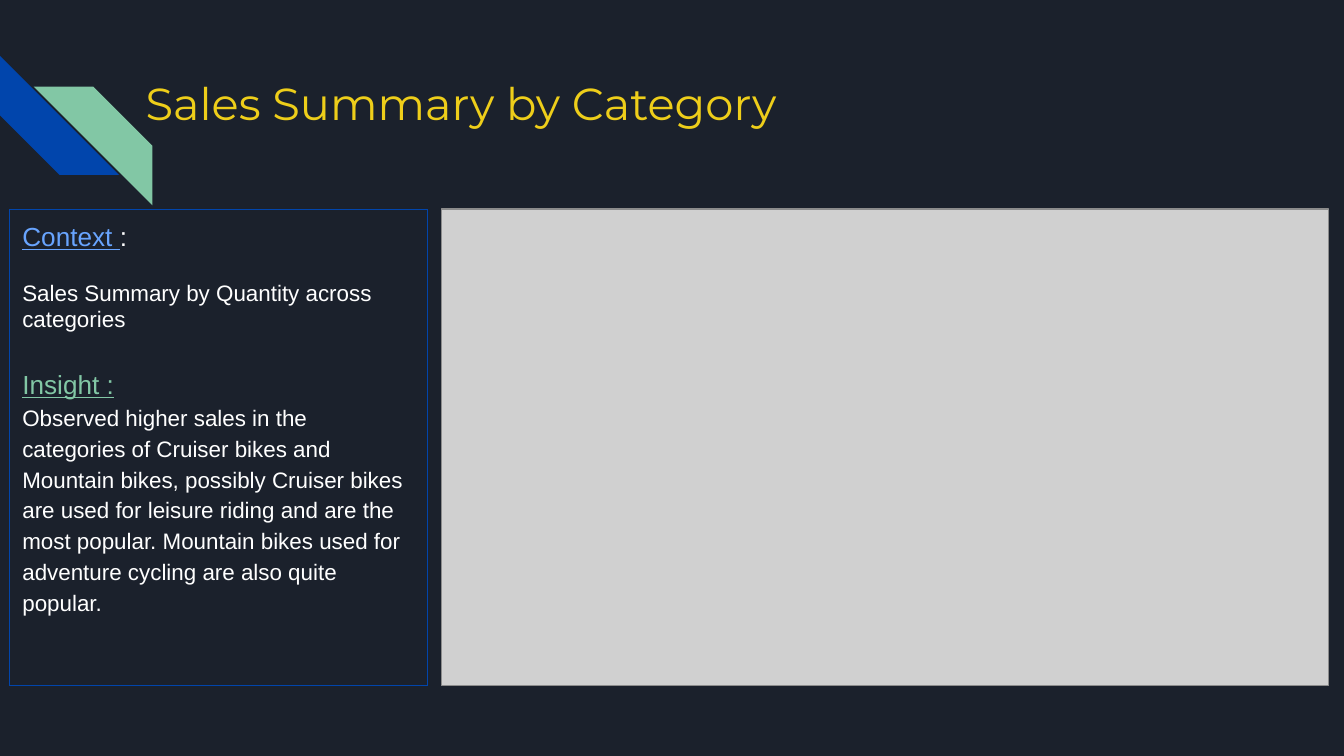
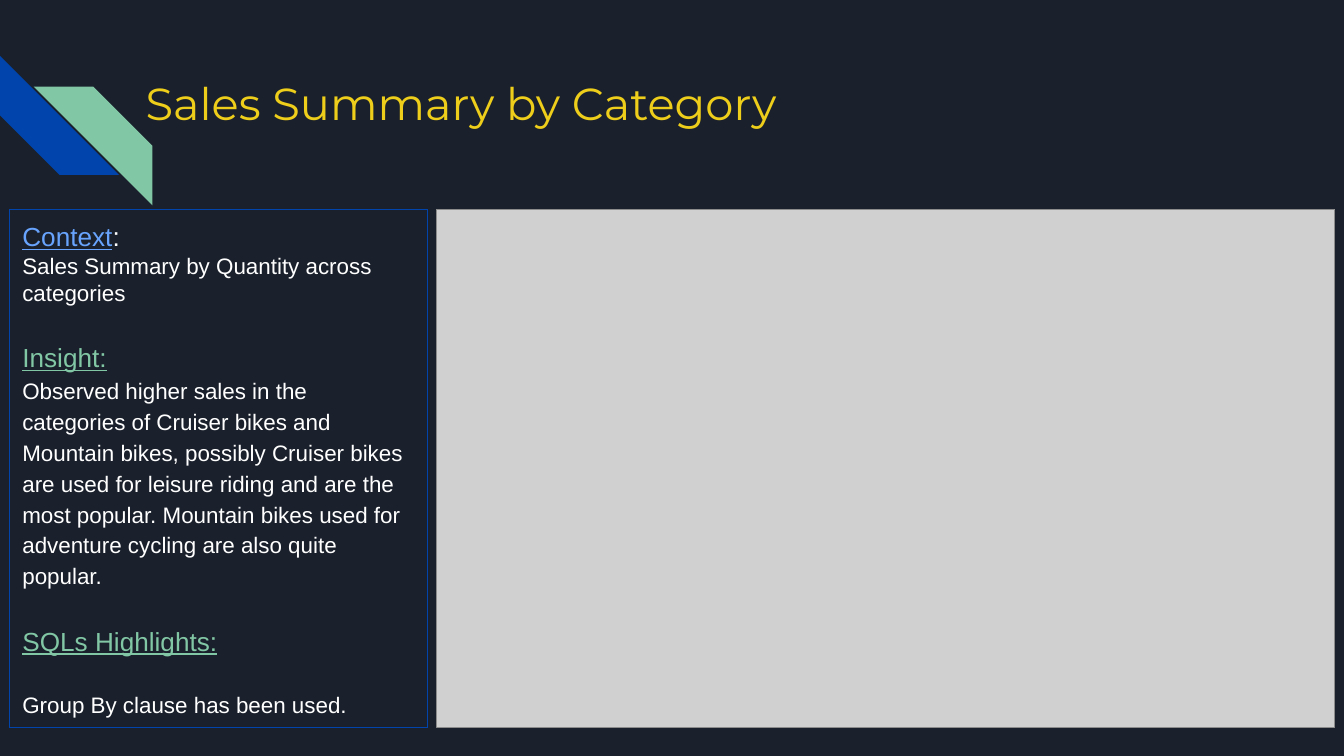
Before and after one commit to Manju-crz/sql_mini_project, a slide deck: slide 8 of SQL Miniproject Group 3 - Bike Store.pptx. Drawn at 1344x756 pixels with LibreOffice and Linux fonts; fonts in the diff are those of the drawing; grey boxes stand for pictures. Boxes give left, top, right and bottom in pixels: in the first picture for what was removed or moved away, otherwise in the second. Text is boxed around its words. In the diff, an @@ line names an element or a change of style, - is before the commit and + after.

```diff
--- a/SQL Miniproject Group 3 - Bike Store.pptx
+++ b/SQL Miniproject Group 3 - Bike Store.pptx
@@ rectangle "Context:": place and size @@
-rectangle "Context:" at (9, 210, 427, 685)
+rectangle "Context:" at (9, 210, 427, 728)
@@ text in rectangle at (22, 227, 120, 250): spaces changed @@
-Context :
+Context:
@@ picture: place and size @@
-picture at (441, 210, 1328, 685)
+picture at (437, 210, 1335, 728)
@@ text in rectangle at (22, 348, 106, 373): spaces changed @@
-Insight :
+Insight:
@@ text in rectangle at (22, 632, 347, 718): paragraphs added @@
+SQLs Highlights:
+Group By clause has been used.
```
Also in this commit, not shown: 13 other slides changed, 4 slides added, 7 slides removed.
